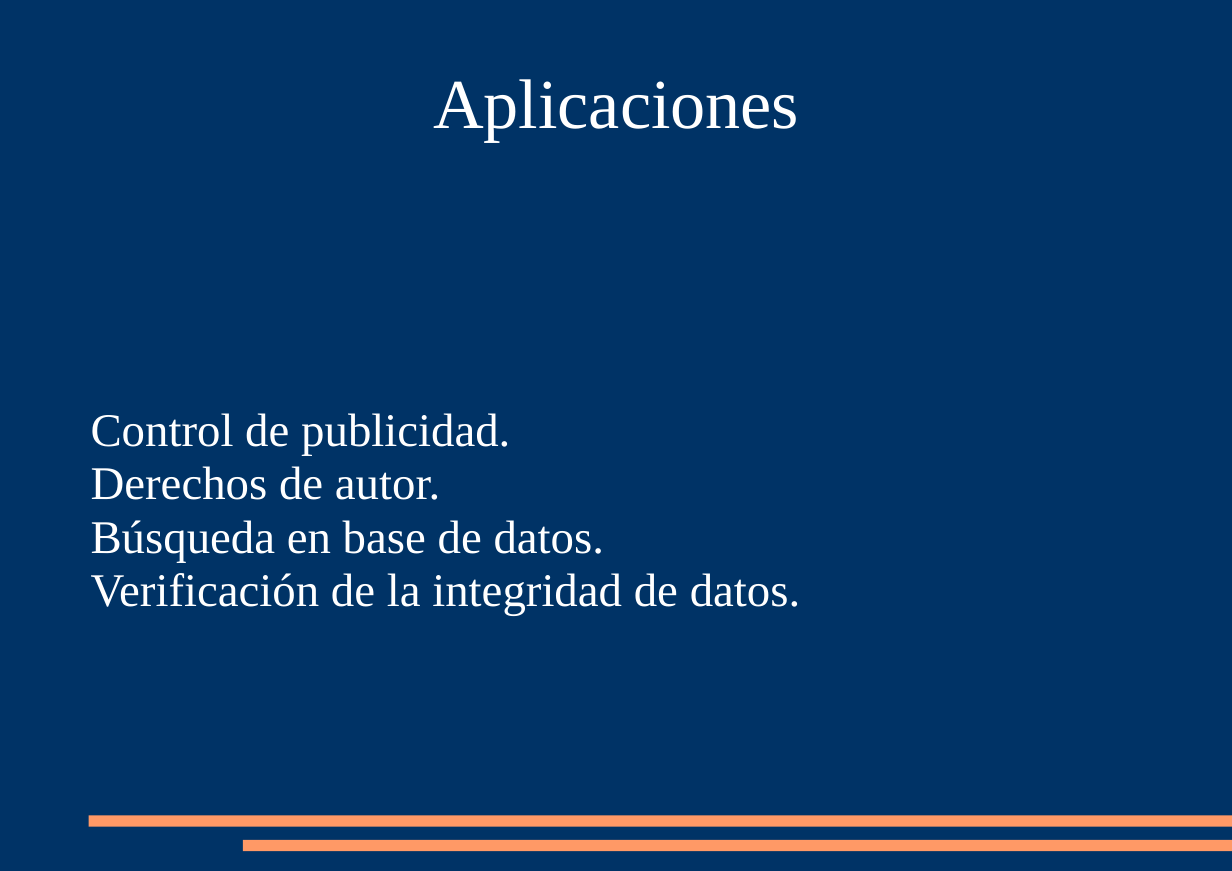
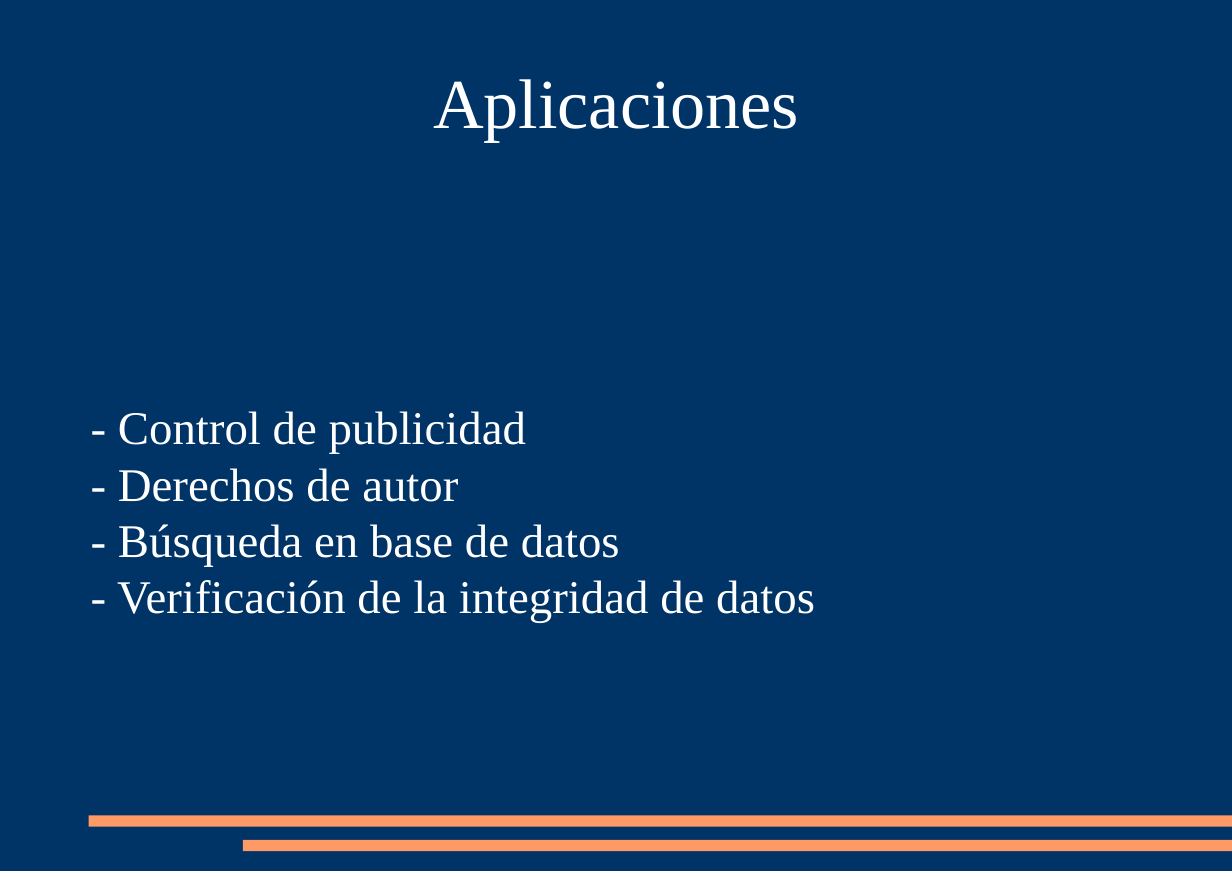
Before and after one commit to mrabinovichm/audio-fingerprint, a slide deck: slide 3 of Presentacion.ppt (slide 2 before the commit). Drawn at 1232x871 pixels with LibreOffice and Linux fonts; fonts in the diff are those of the drawing. Boxes give left, top, right and bottom in pixels: in the first picture for what was removed or moved away, otherwise in the second. Text is boxed around its words. In the diff, an @@ line names an element or a change of style, - is before the commit and + after.

```diff
--- a/Presentacion.ppt
+++ b/Presentacion.ppt
@@ subtitle at (x1=117, y1=411, x2=815, y2=623): text changed @@
-Control de publicidad.
-Derechos de autor.
-Búsqueda en base de datos.
-Verificación de la integridad de datos.
+- Control de publicidad
+- Derechos de autor
+- Búsqueda en base de datos
+- Verificación de la integridad de datos
```
Also in this commit, not shown: 8 other slides changed, 4 slides added.
